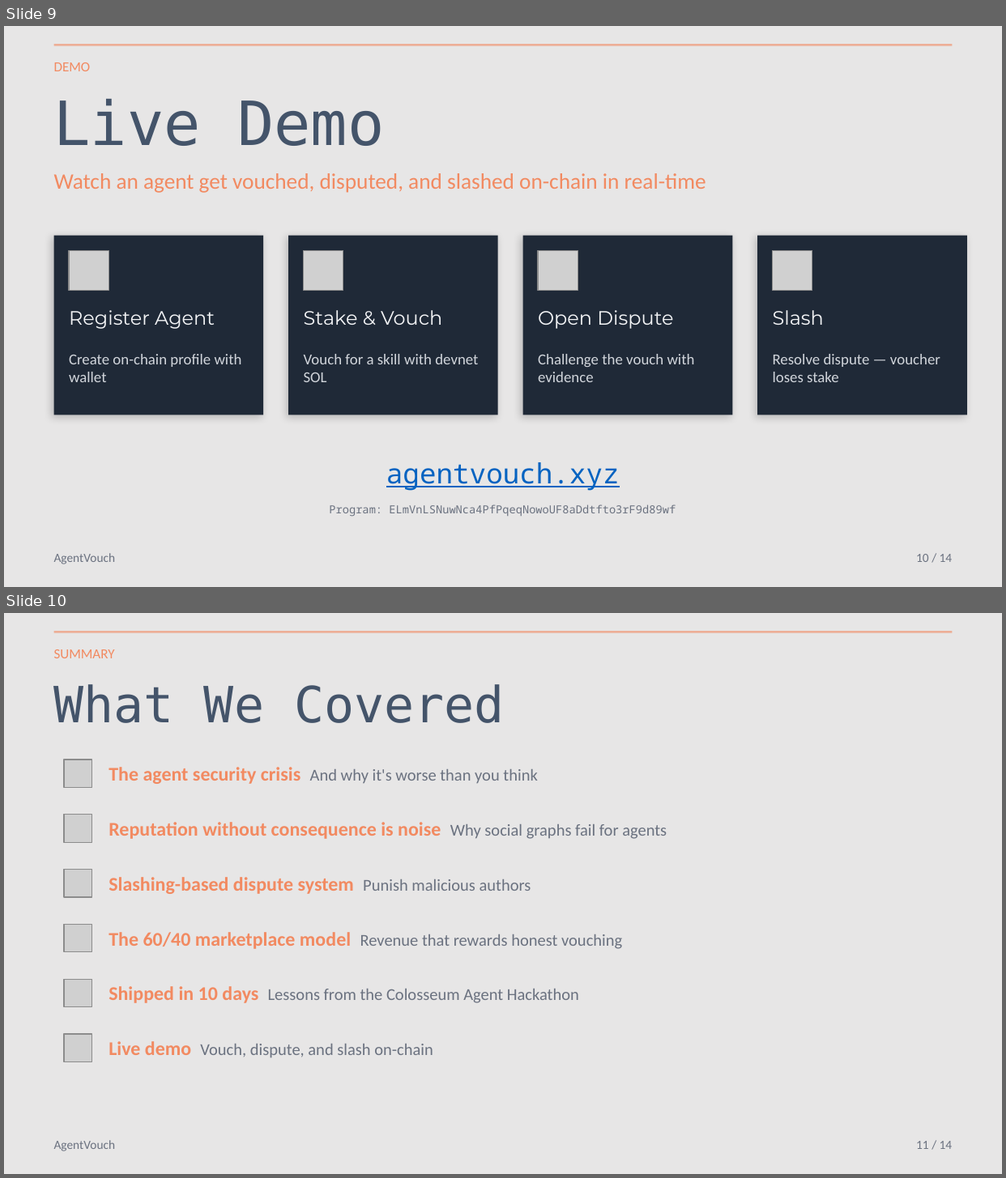
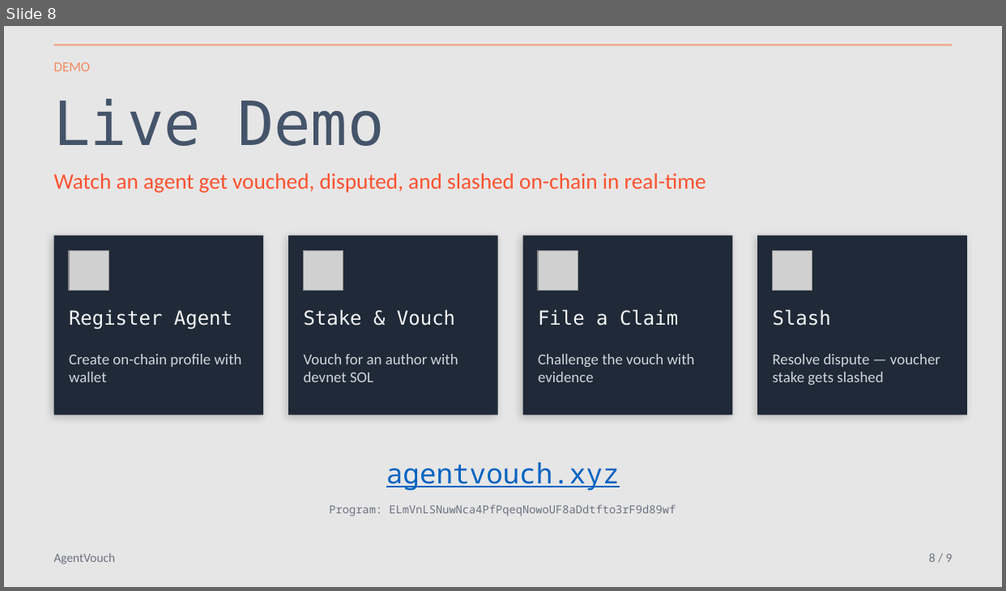
Before and after one commit to dirtybits/agent-reputation-oracle, a slide deck: AgentVouch.pptx. Shown one above the other, each under a label of ours: slides 9 and 10 before the commit, slide 8 after it. The pictures are 1006x1178 and 1006x591 pixels, drawn with LibreOffice and Linux fonts; fonts in the diff are those of the drawing; grey boxes stand for pictures. Boxes give left, top, right and bottom in pixels: in the first picture for what was removed or moved away, otherwise in the second. Text is boxed around its words. In the diff, an @@ line names an element or a change of style, - is before the commit and + after.

Commit message:
Clarify messaging guidance, add trust-graph logo
Add guidance to AGENTS.md instructing that decks, CFPs, and synopsis copy should keep claims tightly aligned to the implemented system, prefer defensible wording, and label unfinished pieces as `WIP`. Update the AgentVouch.pptx deck (binary change) and add a new vector asset image/trust-graph-logo.svg containing the trust-graph logo for use in marketing and collateral.

```diff
--- a/AgentVouch.pptx
+++ b/AgentVouch.pptx
@@ slide 10 removed at [4, 613, 1002, 1174], background #E7E6E6 @@
@@ rectangle removed at [54, 631, 952, 633] @@
@@ text removed at [54, 649, 115, 658] @@
-SUMMARY
@@ text removed at [54, 684, 505, 723] @@
-What We Covered
@@ picture removed at [64, 760, 91, 788] @@
@@ text removed at [108, 767, 537, 784] @@
-The agent security crisis And why it's worse than you think
@@ picture removed at [64, 815, 91, 842] @@
@@ text removed at [108, 822, 667, 839] @@
-Reputation without consequence is noise Why social graphs fail for agents
@@ picture removed at [64, 870, 91, 897] @@
@@ text removed at [108, 877, 531, 894] @@
-Slashing-based dispute system Punish malicious authors
@@ picture removed at [64, 924, 91, 952] @@
@@ text removed at [108, 932, 622, 949] @@
-The 60/40 marketplace model Revenue that rewards honest vouching
@@ picture removed at [64, 979, 91, 1007] @@
@@ text removed at [108, 986, 579, 1003] @@
-Shipped in 10 days Lessons from the Colosseum Agent Hackathon
@@ picture removed at [64, 1034, 91, 1062] @@
@@ text removed at [108, 1041, 433, 1058] @@
-Live demo Vouch, dispute, and slash on-chain
@@ text removed at [54, 1140, 116, 1152] @@
-AgentVouch
@@ text removed at [916, 1141, 953, 1149] @@
-11 / 14
@@ what was slide 9 is now slide 8 @@
@@ slide 8 changed as well @@
@@ text "Watch an agent get vouched, ..." at [54, 173, 706, 193]: text colour #F28A61 to #FD522F @@
@@ text at [538, 310, 678, 326]: text changed; font Montserrat to DejaVu Sans Mono @@
-Open Dispute
+File a Claim
@@ font Montserrat to DejaVu Sans Mono in 3 elements at [69, 310, 232, 329], [304, 310, 455, 326], [773, 310, 831, 326] @@
@@ text at [304, 354, 458, 382]: text changed @@
-Vouch for a skill with devnet SOL
+Vouch for an author with devnet SOL
@@ text at [773, 354, 940, 385]: text changed @@
-Resolve dispute — voucher loses stake
+Resolve dispute — voucher stake gets slashed
@@ text at [929, 553, 953, 562]: text changed @@
-10 / 14
+8 / 9
```
Also in this commit, not shown: 8 other slides changed, 1 slide added, 3 other slides removed, 2 other files.
